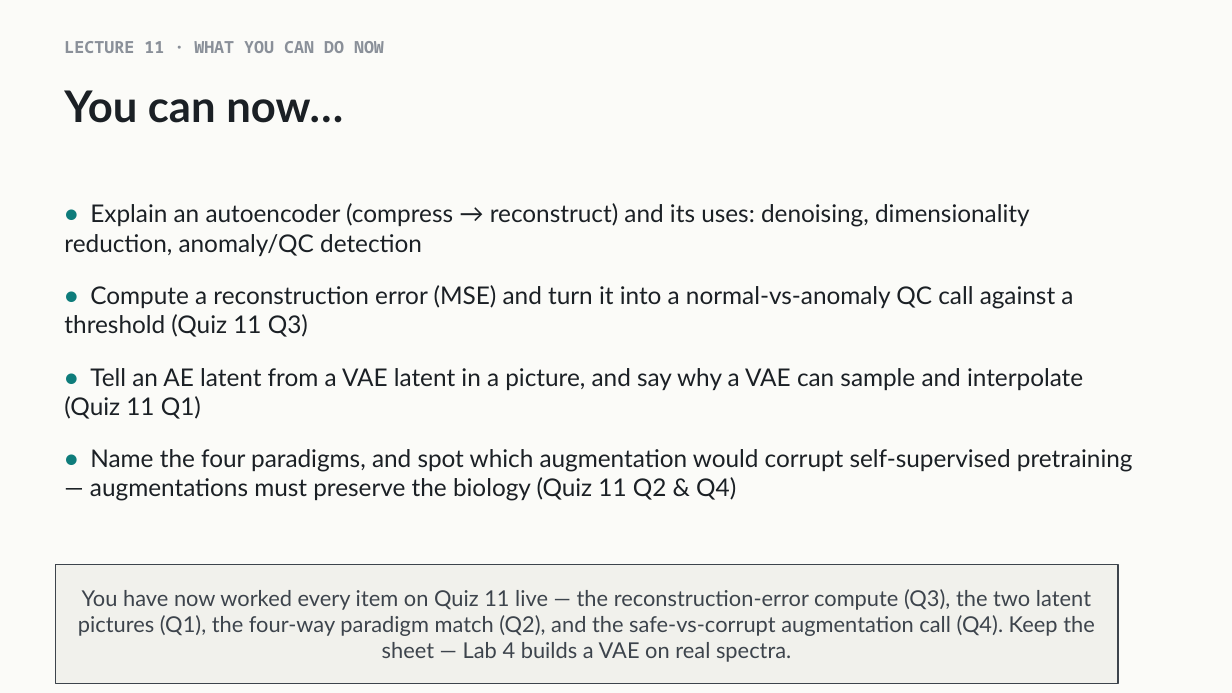
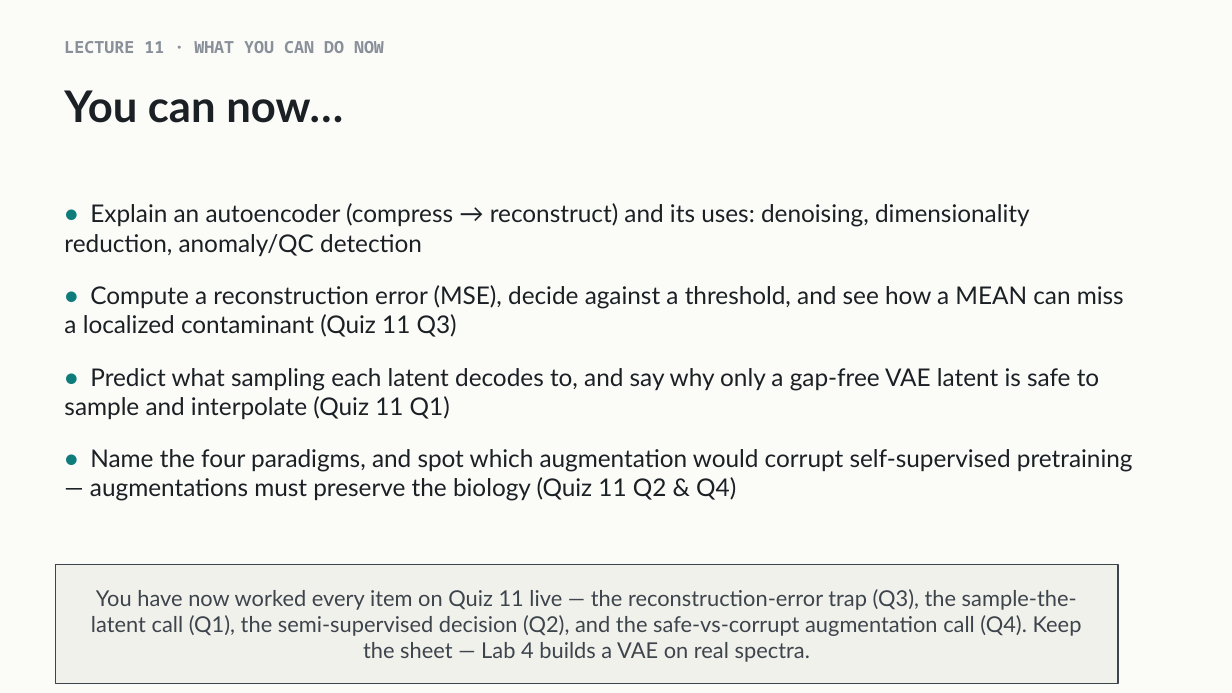
Before and after one commit to indigobio/msacl_dl_course, a slide deck: slide 20 of slides/pptx/lecture11_unsupervised.pptx. Drawn at 1232x693 pixels with LibreOffice and Linux fonts; fonts in the diff are those of the drawing. Boxes give left, top, right and bottom in pixels: in the first picture for what was removed or moved away, otherwise in the second. Text is boxed around its words. In the diff, an @@ line names an element or a change of style, - is before the commit and + after.

```diff
--- a/slides/pptx/lecture11_unsupervised.pptx
+++ b/slides/pptx/lecture11_unsupervised.pptx
@@ text at bbox=[64, 285, 1124, 419]: text changed @@
-• Compute a reconstruction error (MSE) and turn it into a normal-vs-anomaly QC call against a threshold (Quiz 11 Q3)
-• Tell an AE latent from a VAE latent in a picture, and say why a VAE can sample and interpolate (Quiz 11 Q1)
+• Compute a reconstruction error (MSE), decide against a threshold, and see how a MEAN can miss a localized contaminant (Quiz 11 Q3)
+• Predict what sampling each latent decodes to, and say why only a gap-free VAE latent is safe to sample and interpolate (Quiz 11 Q1)
@@ text in rectangle at bbox=[91, 589, 1082, 662]: text changed @@
-You have now worked every item on Quiz 11 live — the reconstruction-error compute (Q3), the two latent pictures (Q1), the four-way paradigm match (Q2), and the safe-vs-corrupt augmentation call (Q4). Keep the sheet — Lab 4 builds a VAE on real spectra.
+You have now worked every item on Quiz 11 live — the reconstruction-error trap (Q3), the sample-the-latent call (Q1), the semi-supervised decision (Q2), and the safe-vs-corrupt augmentation call (Q4). Keep the sheet — Lab 4 builds a VAE on real spectra.
```
Also in this commit, not shown: 4 other slides changed, 9 other files.
